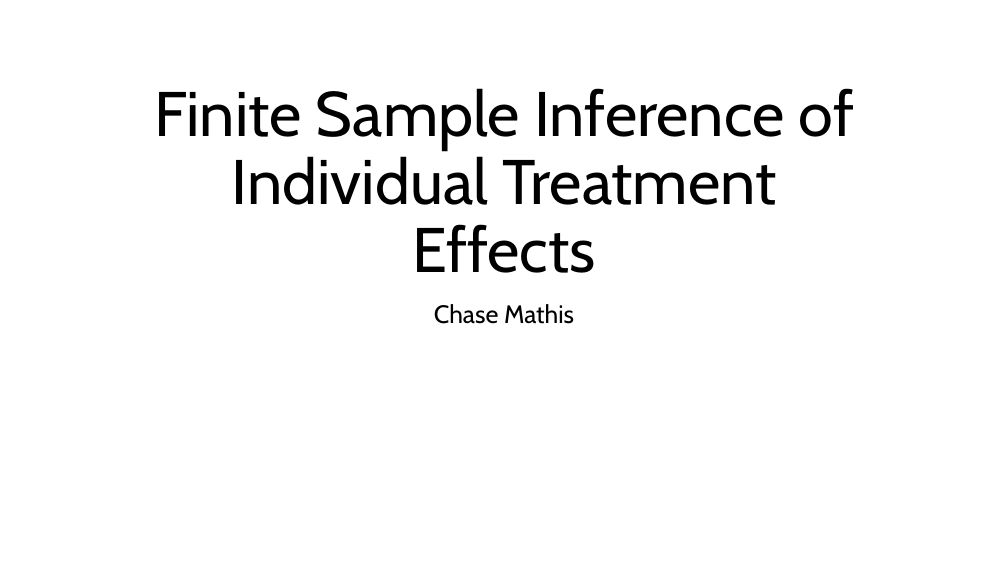
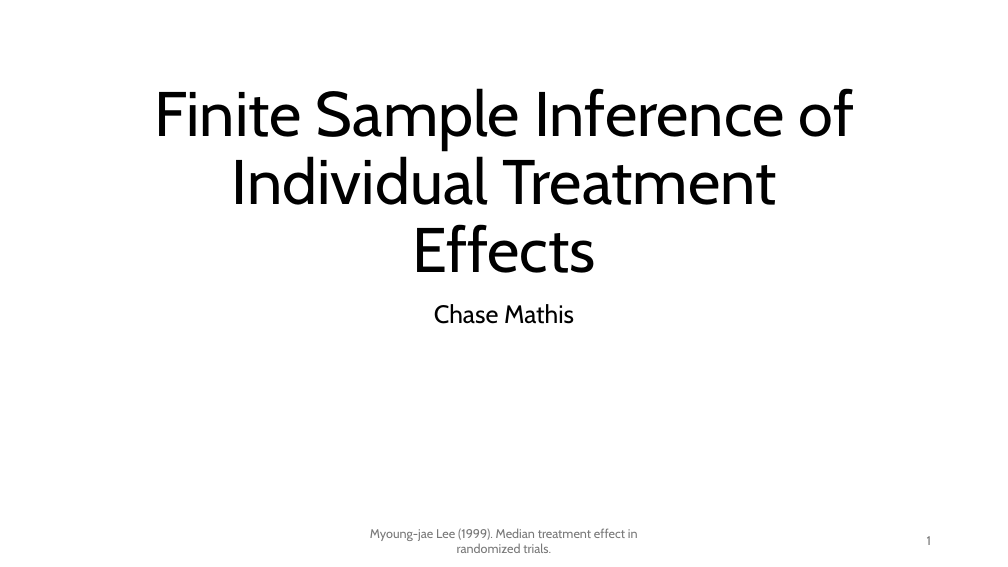
Before and after one commit to chasehmathis/dkw-ind-treat-effect, a slide deck: slide 1 of dkw-po-presentation.pptx. Drawn at 1008x567 pixels with LibreOffice and Linux fonts; fonts in the diff are those of the drawing. Boxes give left, top, right and bottom in pixels: in the first picture for what was removed or moved away, otherwise in the second. Text is boxed around its words. In the diff, an @@ line names an element or a change of style, - is before the commit and + after.

```diff
--- a/dkw-po-presentation.pptx
+++ b/dkw-po-presentation.pptx
@@ text added at [370, 528, 638, 553], 12 pt, text #797979 @@
+Myoung-jae Lee (1999). Median treatment effect in randomized trials.
@@ page number added at [927, 536, 931, 545], 12 pt, text #797979 @@
+1
```
Also in this commit, not shown: 3 slides added, 4 other files.
